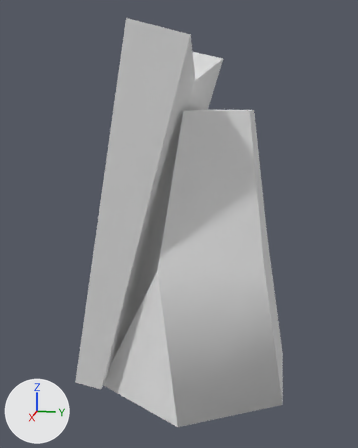
The glTF model docs/base/@vl2/z_mappacks/z_DMP2-V0.6.vl2/shapes/t1DepAmmo.glb, before and after one commit.
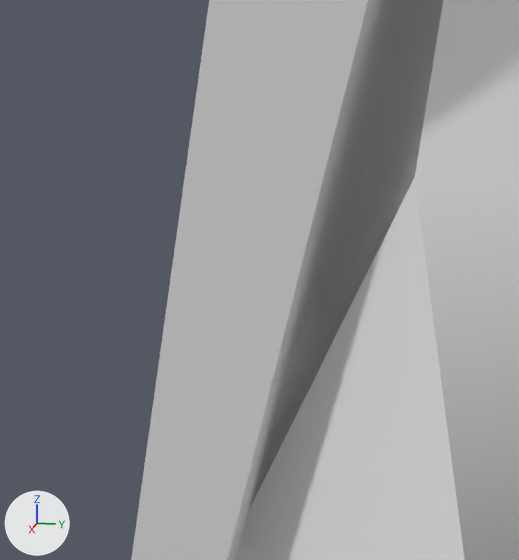
The first picture shows the older version from a 50 mm lens placed at (1.254, 0.199, 0.737), pointed at (0.012, -0.05, 0.426). The close-ups show the older and then the newer version on the part from 10% to 52% of the width and 49% to 85% of the height of that picture. Only the edits that show in the close-ups are written down. The axes (+X, +Y, +Z) are drawn at lower left. The lights are the same throughout.

Names of what the first close-up shows: 'baseB', 'fontPanelA', 'frontPanelB', 'redActiveLightA', 'redActiveLightB', 'wingPartB'.
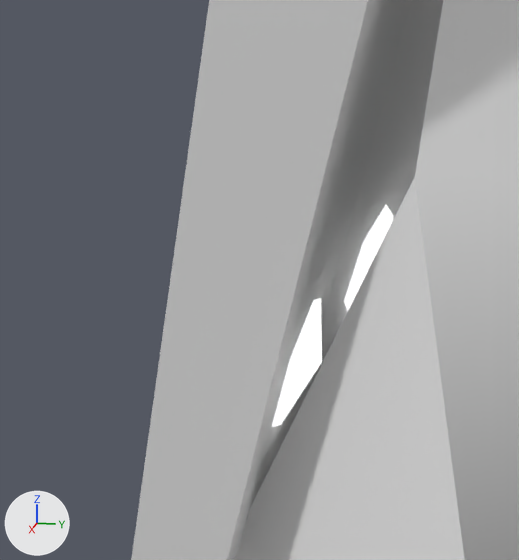
The change, as a diff of the scene's bpy script:
```diff
--- a/docs/base/@vl2/z_mappacks/z_DMP2-V0.6.vl2/shapes/t1DepAmmo.glb.py
+++ b/docs/base/@vl2/z_mappacks/z_DMP2-V0.6.vl2/shapes/t1DepAmmo.glb.py
@@ mat_red_blink4 @@
 mat_red_blink4.base_color = (0.8, 0.8, 0.8)  # white #e7e7e7
+mat_red_blink4.emission_strength = 1.0
```

Where the change shows, as pixel boxes [x1, y1, x2, y2] in the close-ups (519 x 560 px):
'redActiveLightB', surface changed (lighter): [272, 298, 322, 427] in both
'redActiveLightA', surface changed (lighter): [344, 204, 393, 311] in both
